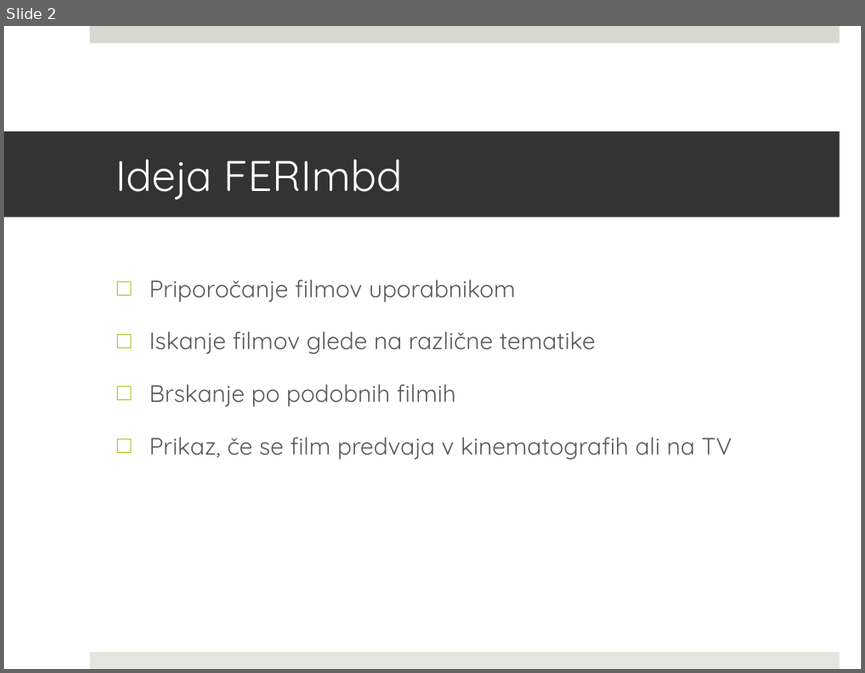
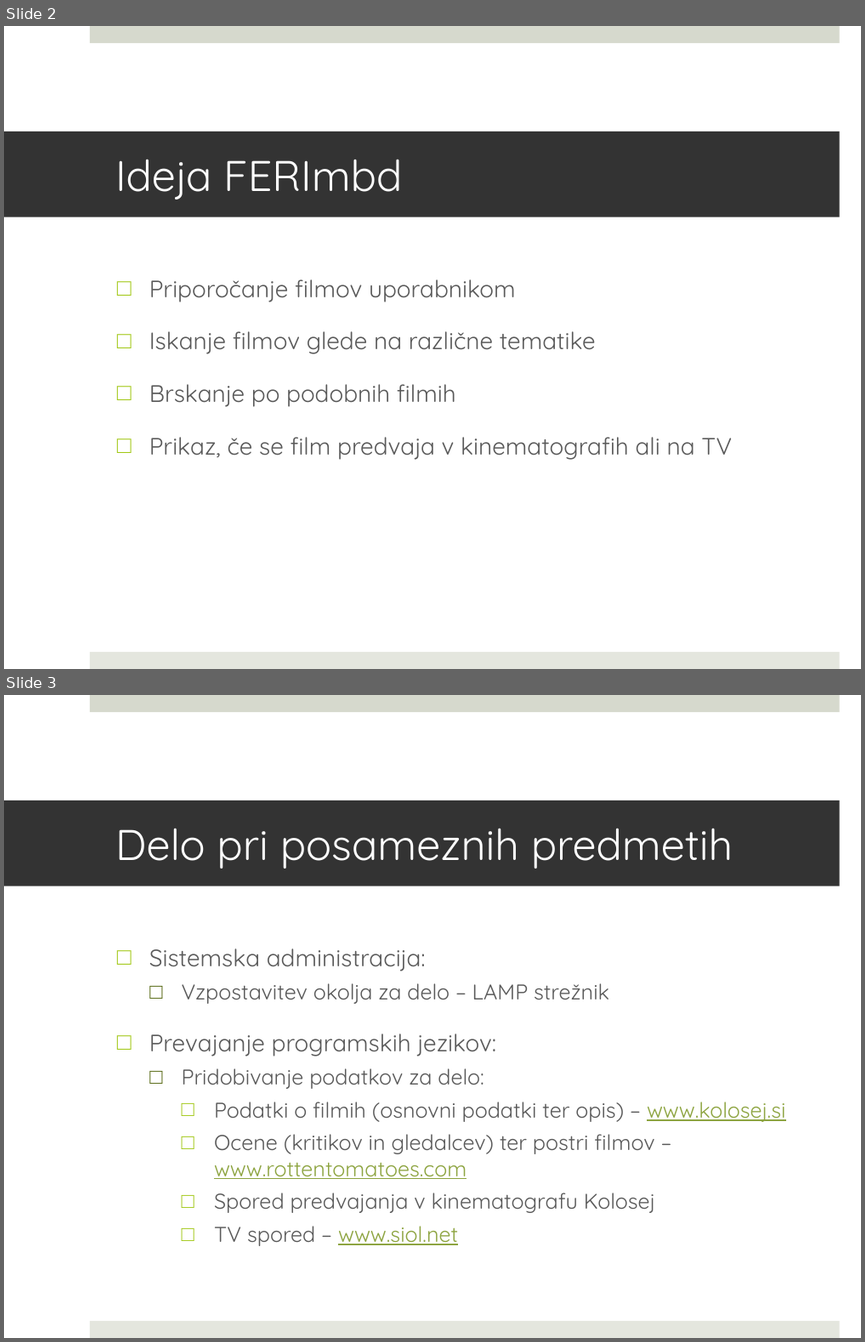
Before and after one commit to hauptanja/SP, a slide deck: SP_predstavitev.pptx. Shown one above the other, each under a label of ours: slide 2 before the commit, slides 2 and 3 after it. The pictures are 865x673 and 865x1342 pixels, drawn with LibreOffice and Linux fonts; fonts in the diff are those of the drawing. Boxes give left, top, right and bottom in pixels: in the first picture for what was removed or moved away, otherwise in the second. Text is boxed around its words. In the diff, an @@ line names an element or a change of style, - is before the commit and + after.

```diff
--- a/SP_predstavitev.pptx
+++ b/SP_predstavitev.pptx
@@ slide 3 added at box(4, 695, 861, 1338), background #FFFFFF; not listed: 2 template elements that a slide beside it also shows @@
@@ title added at box(4, 800, 840, 886), fill #333333, 36 pt, text #FFFFFF @@
+Delo pri posameznih predmetih
@@ text added at box(149, 948, 785, 1246), 18 pt, text #595959 @@
+□ Sistemska administracija:
+  □ Vzpostavitev okolja za delo – LAMP strežnik
+□ Prevajanje programskih jezikov:
+  □ Pridobivanje podatkov za delo:
+    □ Podatki o filmih (osnovni podatki ter opis) – www.kolosej.si
+    □ Ocene (kritikov in gledalcev) ter postri filmov – www.rottentomatoes.com
+    □ Spored predvajanja v kinematografu Kolosej
+    □ TV spored – www.siol.net
```
Also in this commit, not shown: 4 slides changed, 2 other slides added, 4 other files.
